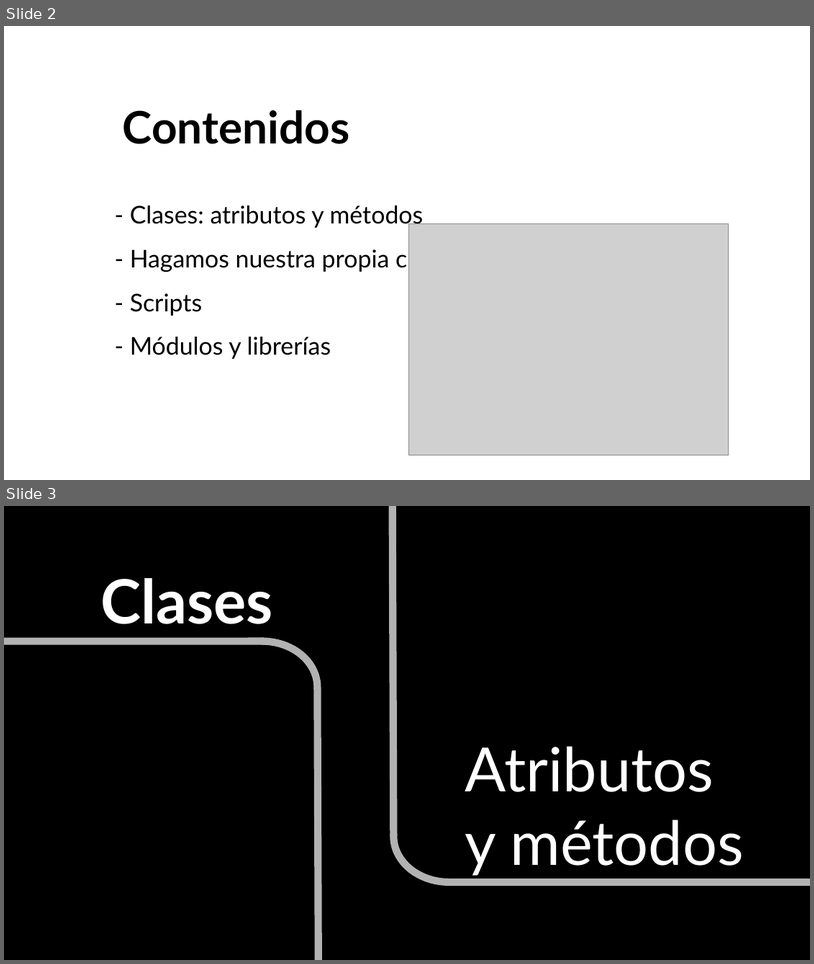
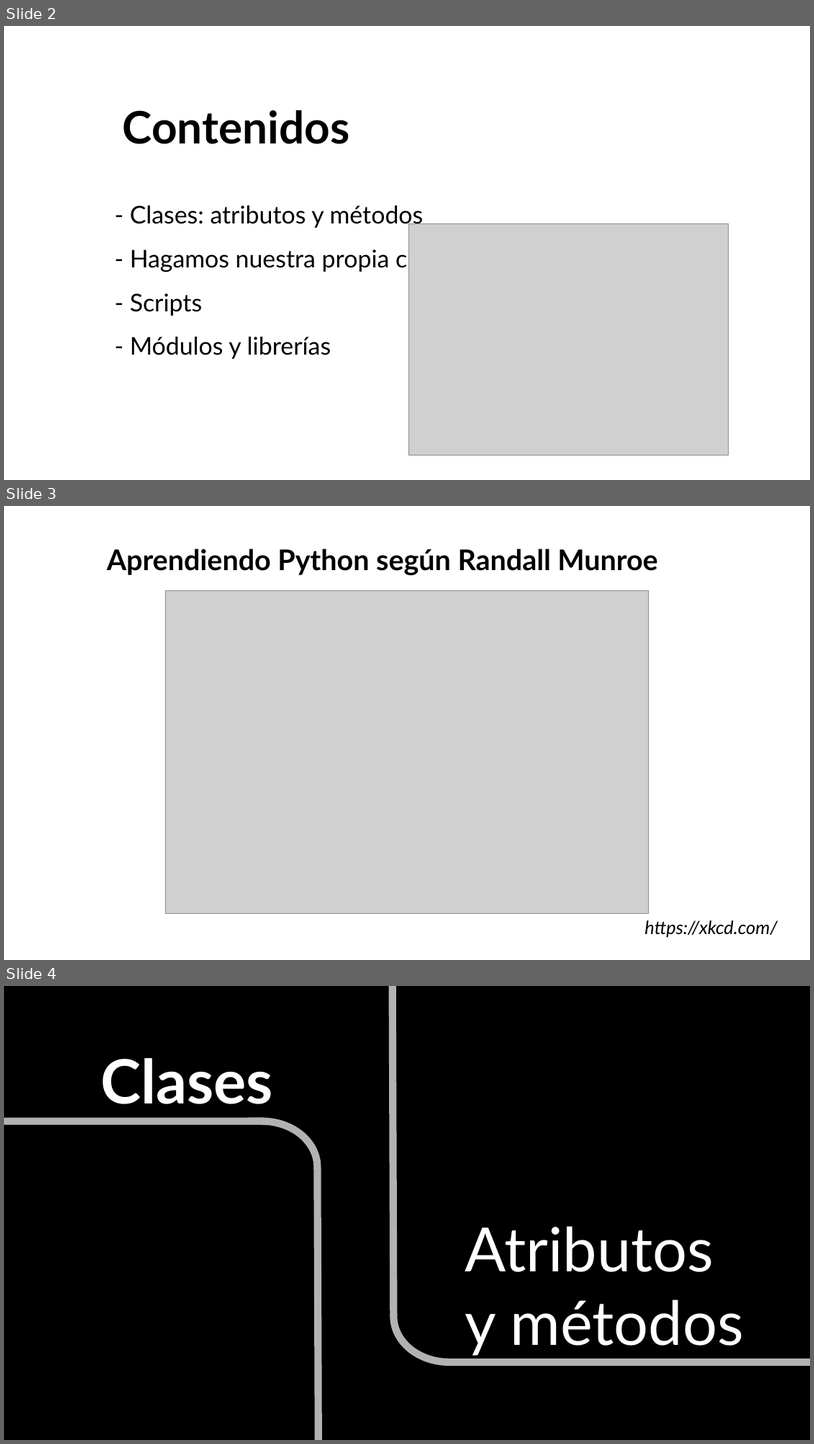
Before and after one commit to uibcdf/Taller-Python, a slide deck: semana_4/slides/slides.odp. Shown one above the other, each under a label of ours: slides 2 and 3 before the commit, slides 2, 3 and 4 after it. The pictures are 814x964 and 814x1444 pixels, drawn with LibreOffice and Linux fonts; fonts in the diff are those of the drawing; grey boxes stand for pictures. Boxes give left, top, right and bottom in pixels: in the first picture for what was removed or moved away, otherwise in the second. Text is boxed around its words. In the diff, an @@ line names an element or a change of style, - is before the commit and + after.

```diff
--- a/semana_4/slides/slides.odp
+++ b/semana_4/slides/slides.odp
@@ slide 3 added at <box>4,506,810,960</box>, background #FFFFFF @@
@@ text added at <box>107,548,658,575</box>, 28 pt, text #000000, bold @@
+Aprendiendo Python según Randall Munroe
@@ picture added at <box>166,590,649,913</box> @@
@@ text added at <box>645,920,777,937</box>, 18 pt, text #000000, italic @@
+https://xkcd.com/
@@ what was slide 3 is now slide 4 @@
```
Also in this commit, not shown: 2 slides changed, 2 other slides added, 5 other files.
